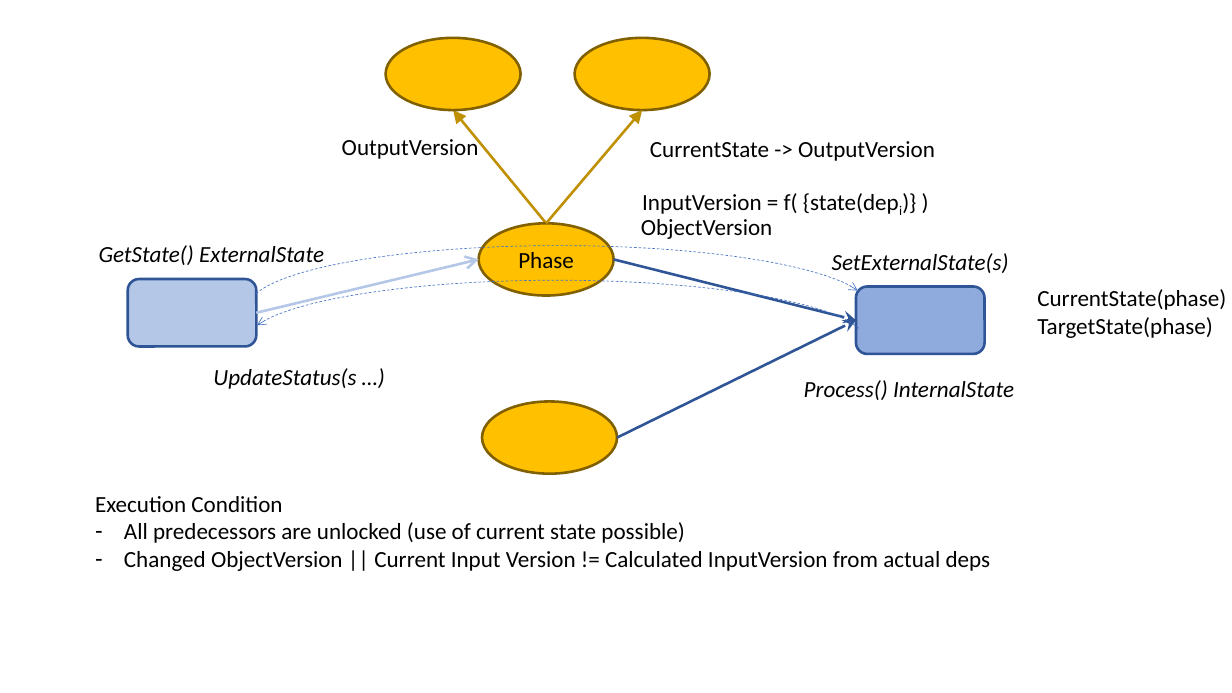
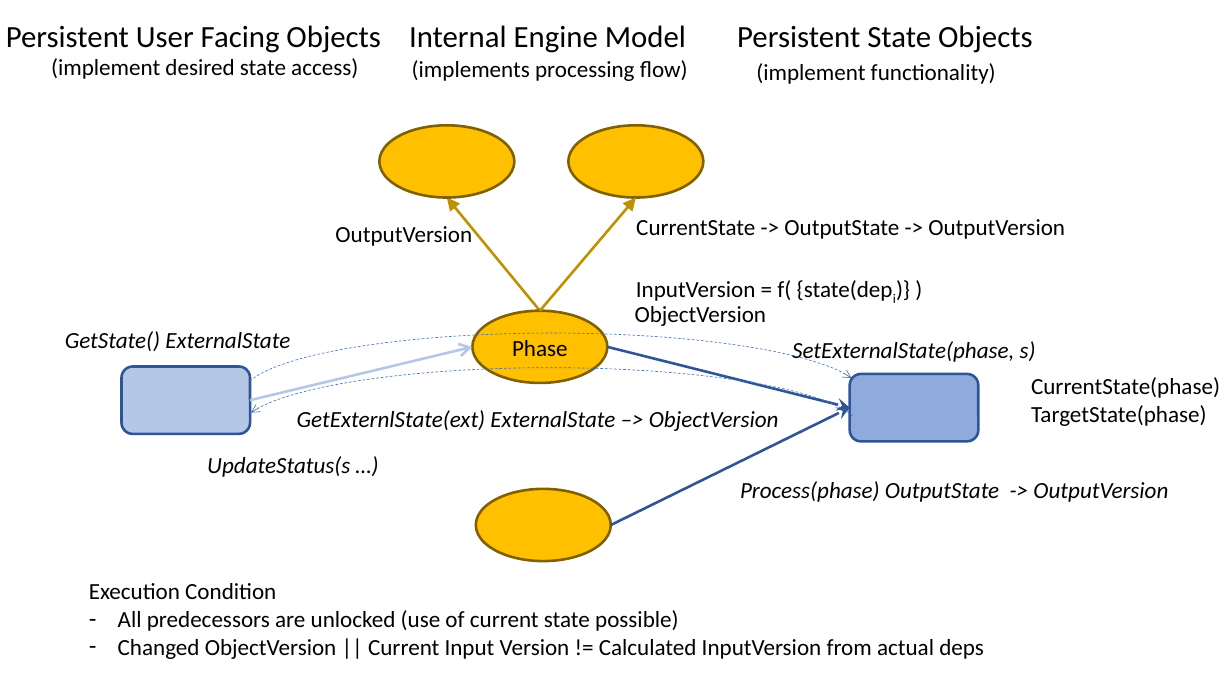
Before and after one commit to mandelsoft/engine, a slide deck: slide 12 of engine.pptx (slide 9 before the commit). Drawn at 1232x693 pixels with LibreOffice and Linux fonts; fonts in the diff are those of the drawing. Boxes give left, top, right and bottom in pixels: in the first picture for what was removed or moved away, otherwise in the second. Text is boxed around its words. In the diff, an @@ line names an element or a change of style, - is before the commit and + after.

```diff
--- a/engine.pptx
+++ b/engine.pptx
@@ text added at [6, 25, 381, 53], 24 pt, text #000000 @@
+Persistent User Facing Objects
@@ text added at [409, 25, 686, 53], 24 pt, text #000000 @@
+Internal Engine Model
@@ text added at [737, 25, 1033, 53], 24 pt, text #000000 @@
+Persistent State Objects
@@ text added at [51, 58, 358, 79], 18 pt, text #000000 @@
+(implement desired state access)
@@ text added at [412, 60, 688, 81], 18 pt, text #000000 @@
+(implements processing flow)
@@ text added at [756, 63, 996, 84], 18 pt, text #000000 @@
+(implement functionality)
@@ 3 texts, 3 ellipses, 2 arrows, 1 rounded rectangle, 1 arc (boxed as its full ellipse): place and size @@
-3 texts, 3 ellipses, 2 arrows, 1 rounded rectangle, 1 arc (boxed as its full ellipse) at [95, 38, 1226, 571]
+3 texts, 3 ellipses, 2 arrows, 1 rounded rectangle, 1 arc (boxed as its full ellipse) at [89, 126, 1220, 659]
@@ text at [636, 219, 1065, 239]: text changed @@
-CurrentState -> OutputVersion
+CurrentState -> OutputState -> OutputVersion
@@ text "GetState() ExternalState": place and size @@
-text "GetState() ExternalState" at [99, 245, 324, 268]
+text "GetState() ExternalState" at [65, 331, 290, 351]
@@ text at [792, 341, 1036, 364]: text changed @@
-SetExternalState(s)
+SetExternalState(phase, s)
@@ 3 texts, 3 arrows, 1 ellipse, 1 arc (boxed as its full ellipse), 1 rounded rectangle: place and size @@
-3 texts, 3 arrows, 1 ellipse, 1 arc (boxed as its full ellipse), 1 rounded rectangle at [213, 135, 984, 438]
+3 texts, 3 arrows, 1 ellipse, 1 arc (boxed as its full ellipse), 1 rounded rectangle at [207, 223, 979, 525]
@@ text added at [297, 410, 779, 431], 18 pt, text #000000, italic @@
+GetExternlState(ext) ExternalState –> ObjectVersion
@@ text at [740, 481, 1168, 502]: text changed @@
-Process() InternalState
+Process(phase) OutputState -> OutputVersion
```
Also in this commit, not shown: 2 other slides changed, 6 slides added, 8 other files.
